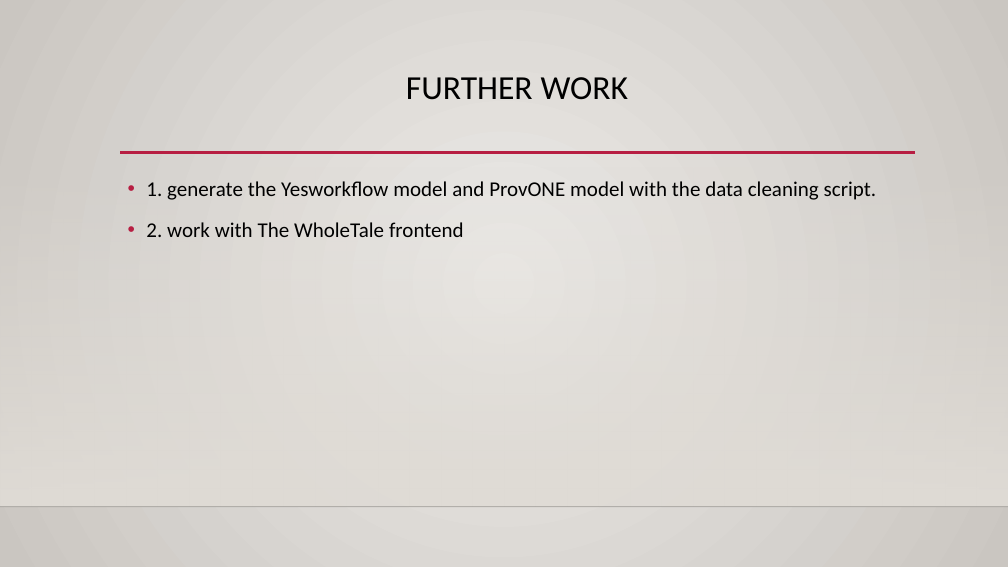
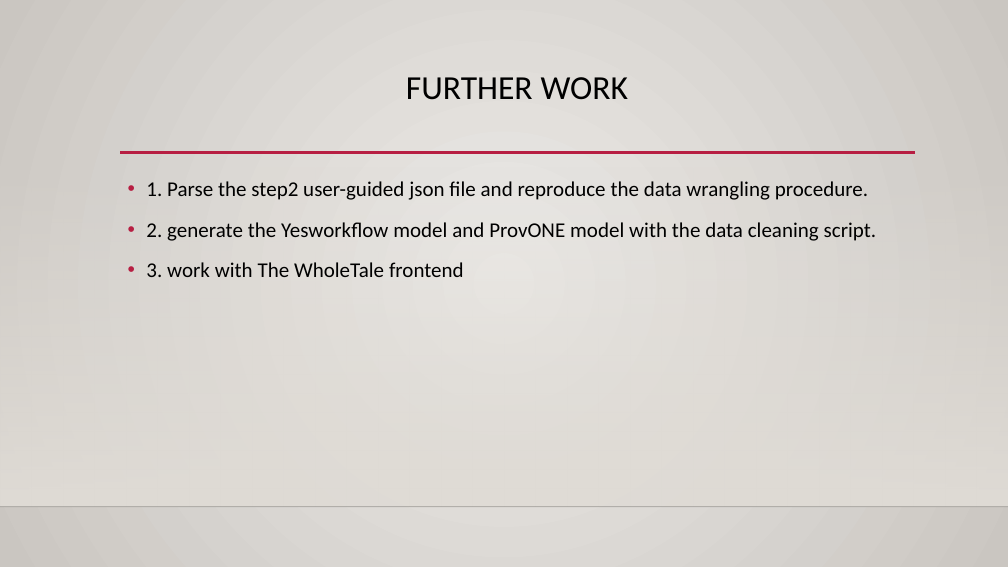
Before and after one commit to LanLi2017/WT-summer-2018-Lan-Li, a slide deck: slide 13 of OpenRefine3Operations/Menu_case/WTpresentation.pptx (slide 11 before the commit). Drawn at 1008x567 pixels with LibreOffice and Linux fonts; fonts in the diff are those of the drawing; background and template pictures are left out. Boxes give left, top, right and bottom in pixels: in the first picture for what was removed or moved away, otherwise in the second. Text is boxed around its words. In the diff, an @@ line names an element or a change of style, - is before the commit and + after.

```diff
--- a/OpenRefine3Operations/Menu_case/WTpresentation.pptx
+++ b/OpenRefine3Operations/Menu_case/WTpresentation.pptx
@@ text at (146,181,877,277): text changed @@
-• 1. generate the Yesworkflow model and ProvONE model with the data cleaning script.
-• 2. work with The WholeTale frontend
+• 1. Parse the step2 user-guided json file and reproduce the data wrangling procedure.
+• 2. generate the Yesworkflow model and ProvONE model with the data cleaning script.
+• 3. work with The WholeTale frontend
```
Also in this commit, not shown: 3 other slides changed, 2 slides added.
